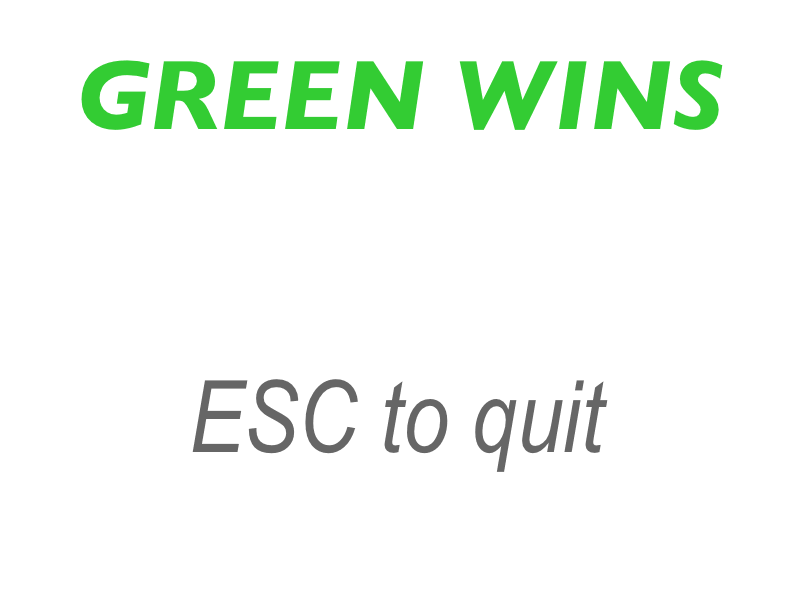
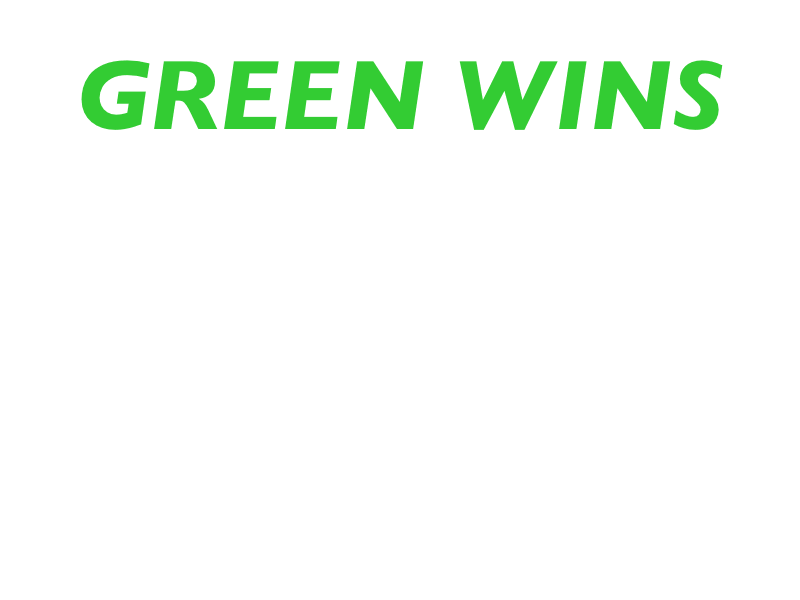
Comparing the layer stacks of the two 800x600 images. Changes:
painted on "ESC to quit" over left=192, top=379, right=608, bottom=472
